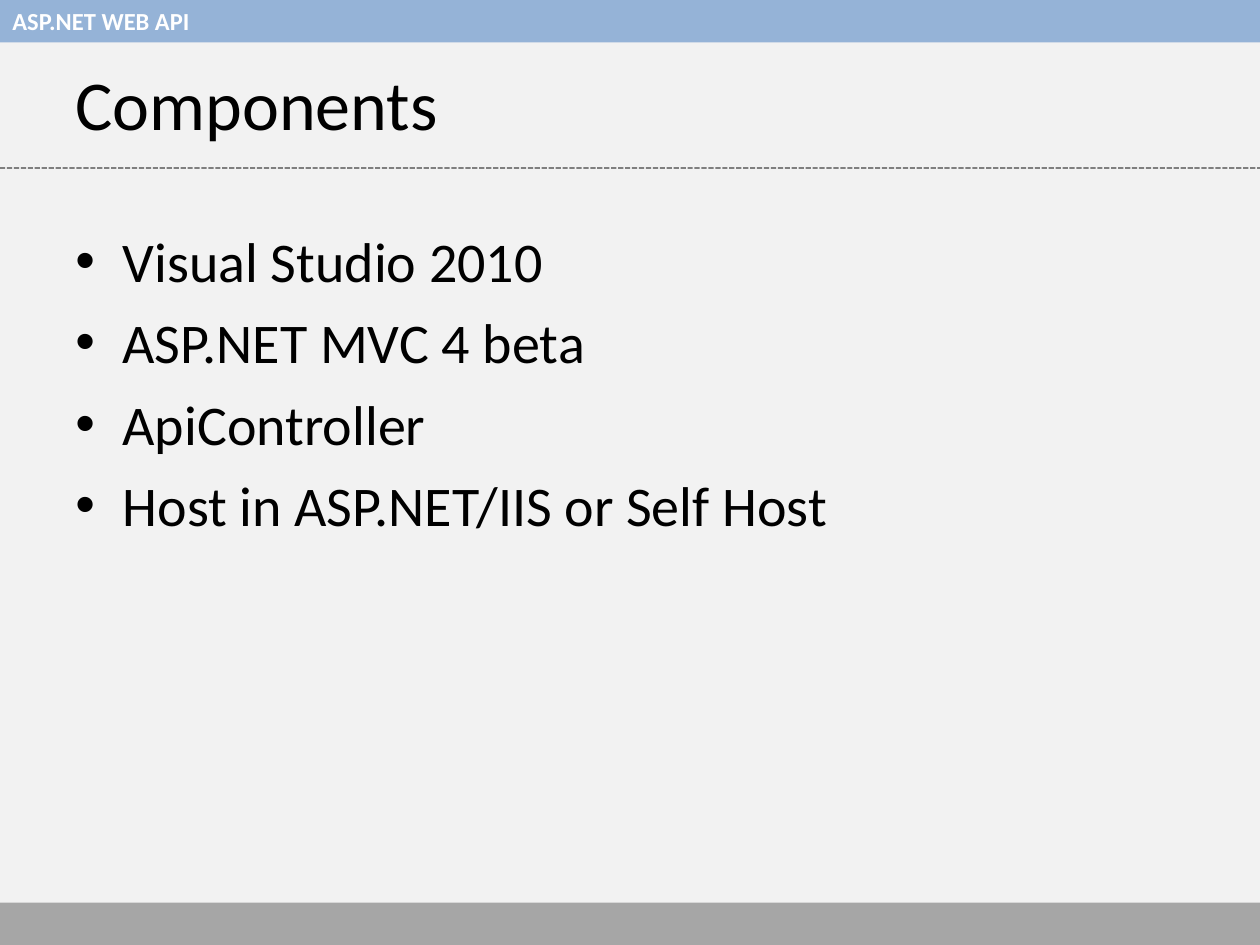
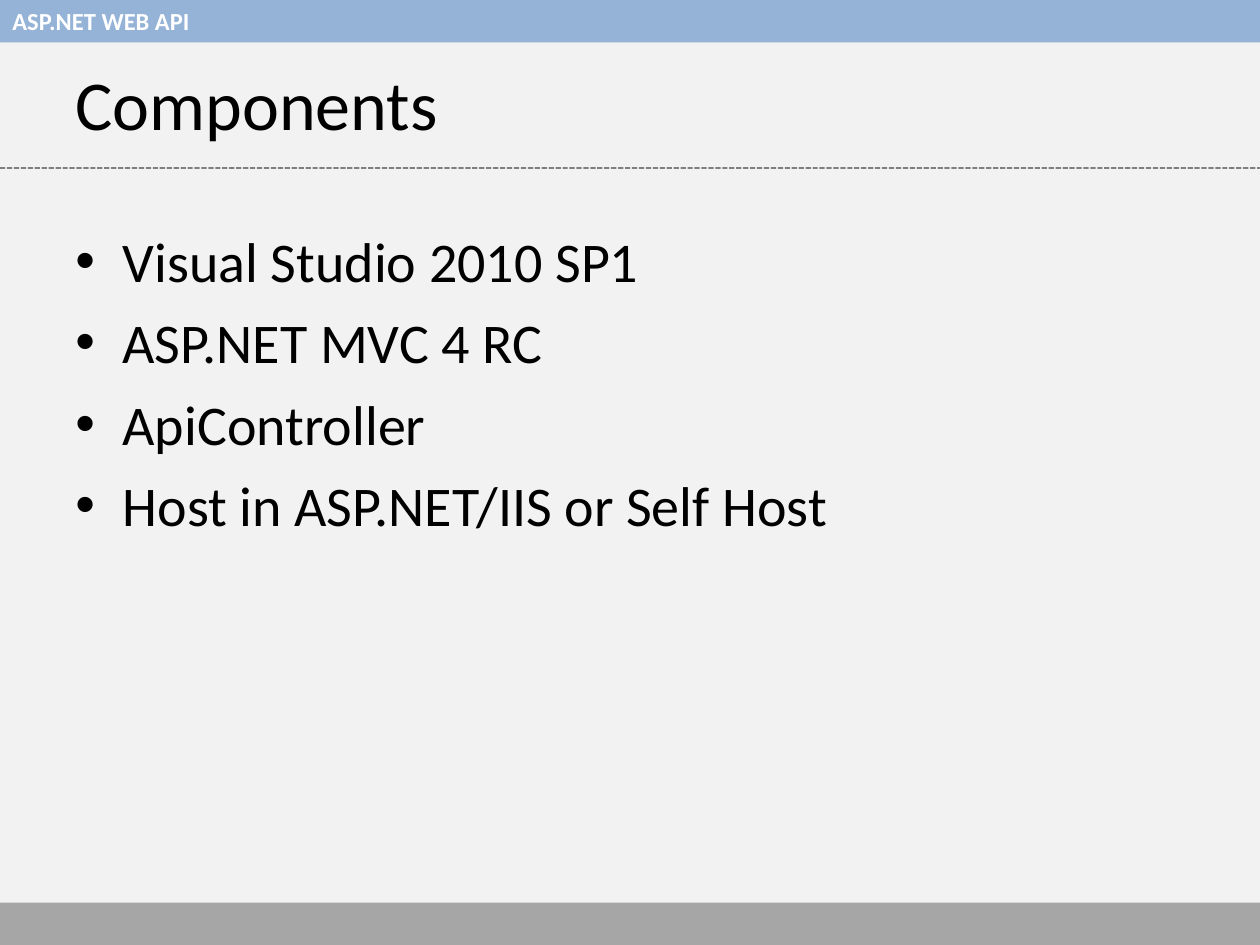
Before and after one commit to thaslam/hartford-code-camp-5, a slide deck: slide 5 of web-api-presentation.ppt. Drawn at 1260x945 pixels with LibreOffice and Linux fonts; fonts in the diff are those of the drawing. Boxes give left, top, right and bottom in pixels: in the first picture for what was removed or moved away, otherwise in the second. Text is boxed around its words. In the diff, an @@ line names an element or a change of style, - is before the commit and + after.

```diff
--- a/web-api-presentation.ppt
+++ b/web-api-presentation.ppt
@@ text at (123,243,638,364): text changed @@
-• Visual Studio 2010
-• ASP.NET MVC 4 beta
+• Visual Studio 2010 SP1
+• ASP.NET MVC 4 RC
```
Also in this commit, not shown: 7 other slides changed, 1 slide added.
